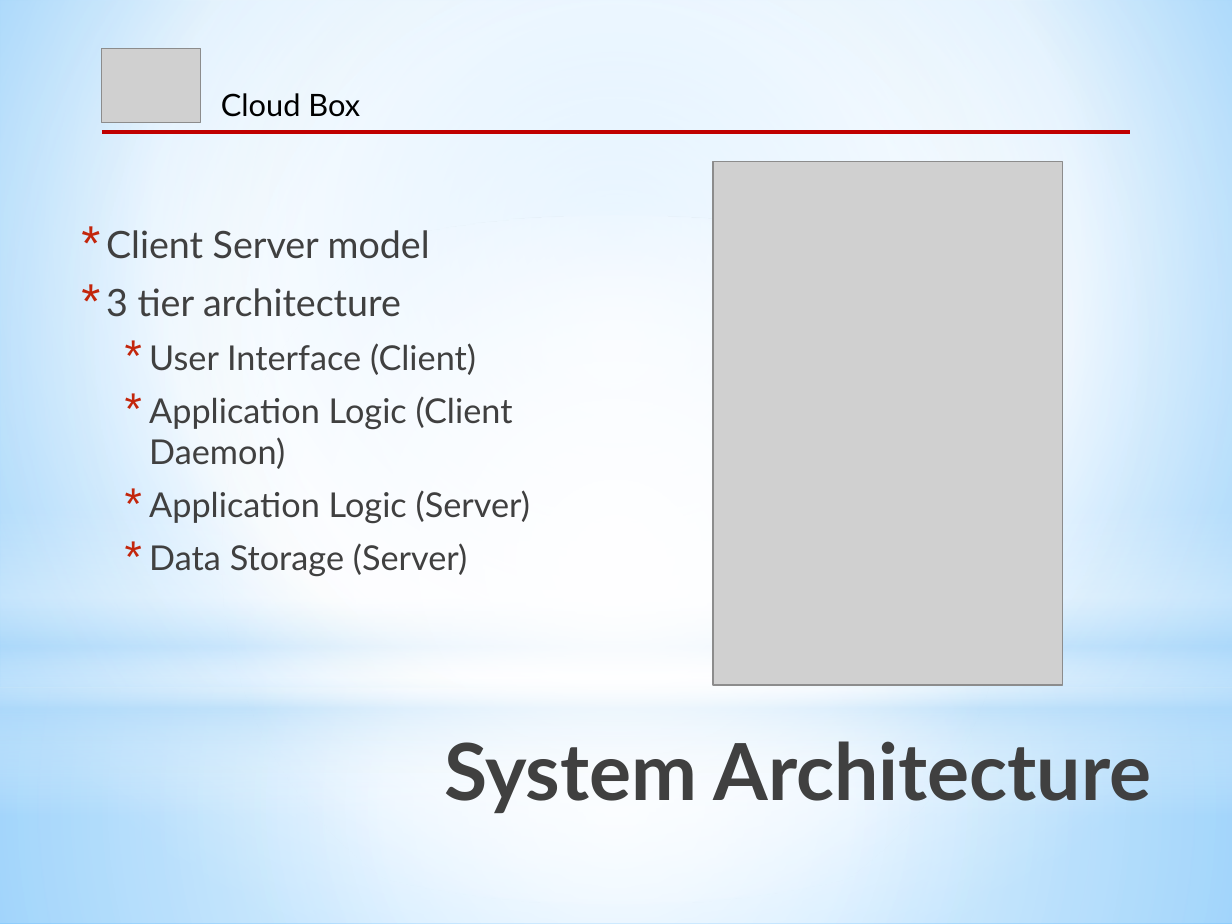
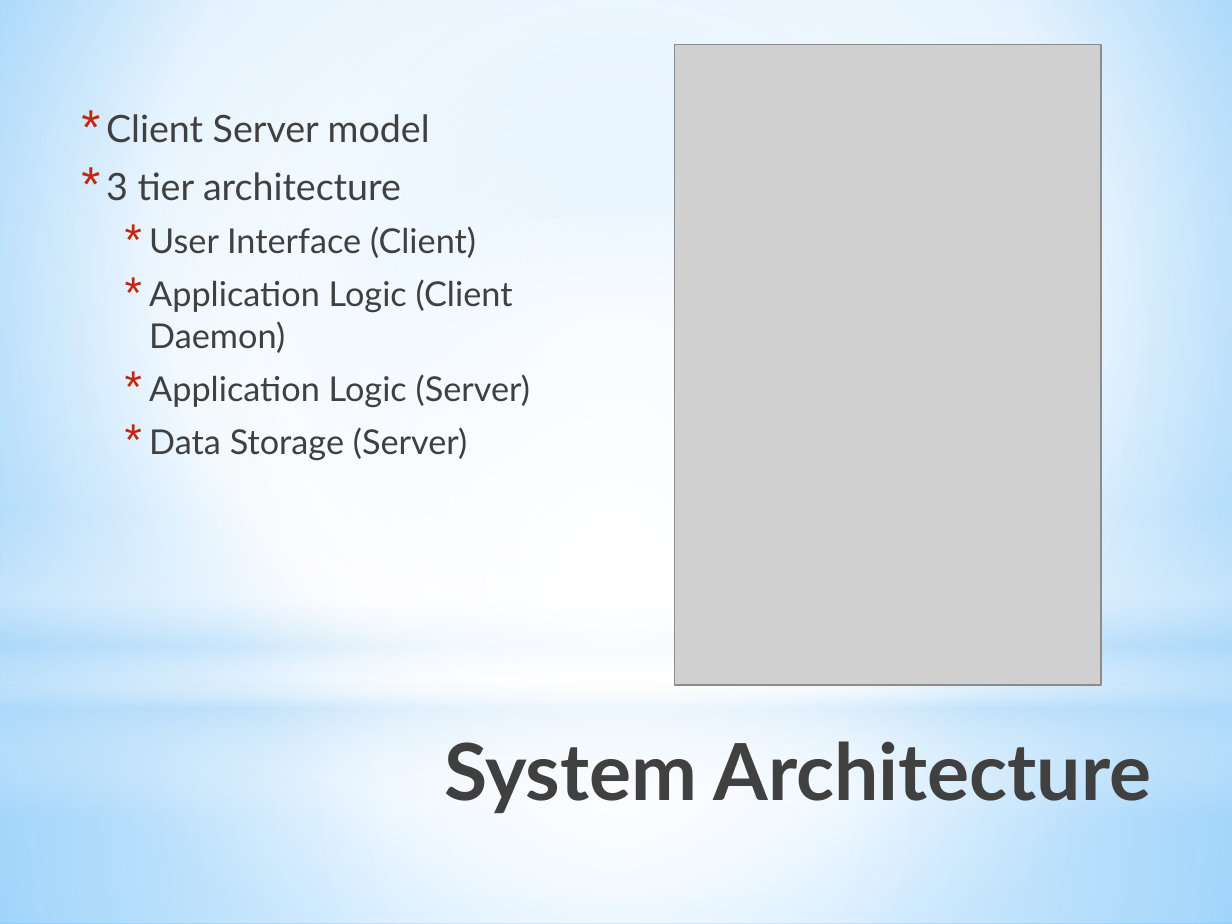
Before and after one commit to CICS525Project/DropboxImpl, a slide deck: slide 5 of Cloud Box_ppt.pptx. Drawn at 1232x924 pixels with LibreOffice and Linux fonts; fonts in the diff are those of the drawing; grey boxes stand for pictures. Boxes give left, top, right and bottom in pixels: in the first picture for what was removed or moved away, otherwise in the second. Text is boxed around its words. In the diff, an @@ line names an element or a change of style, - is before the commit and + after.

```diff
--- a/Cloud Box_ppt.pptx
+++ b/Cloud Box_ppt.pptx
@@ picture removed at box(102, 48, 201, 122) @@
@@ picture: place and size @@
-picture at box(713, 161, 1062, 685)
+picture at box(674, 44, 1100, 685)
@@ text "Client Server model": place and size @@
-text "Client Server model" at box(106, 230, 530, 577)
+text "Client Server model" at box(106, 114, 530, 460)
@@ text removed at box(221, 93, 360, 117) @@
-Cloud Box
@@ line removed from (102, 132) to (1130, 132) @@
```
Also in this commit, not shown: 13 other slides changed.
